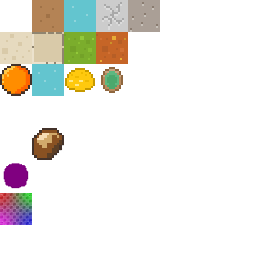
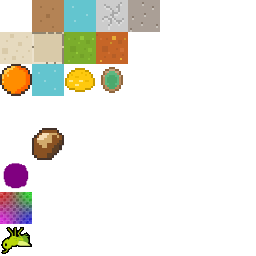
Two versions of the same layered image (256x256). Layer-by-layer changes:
painted on "Background" over [0,136,63,254]
